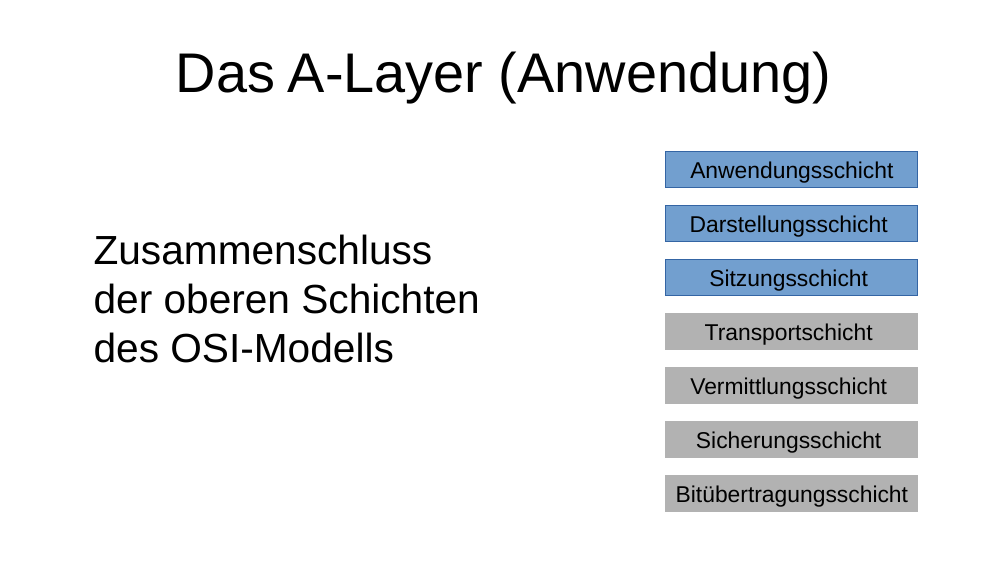
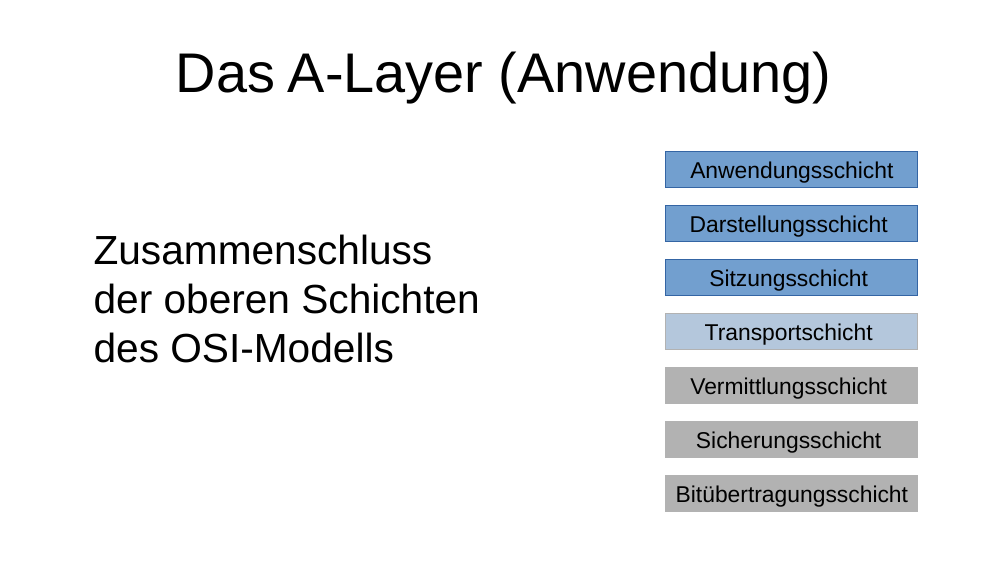
Before and after one commit to Vexotex/vaults, a slide deck: slide 2 of Die-Bib/TH OWL/Semester 3/(myTCP) Entwicklung eines Kommunikationsprotokolls/Präsentation/5-Funktionsprinzipien der A-Schicht im Projekt.odp. Drawn at 1008x567 pixels with LibreOffice and Linux fonts; fonts in the diff are those of the drawing. Boxes give left, top, right and bottom in pixels: in the first picture for what was removed or moved away, otherwise in the second. Text is boxed around its words. In the diff, an @@ line names an element or a change of style, - is before the commit and + after.

```diff
--- a/Die-Bib/TH OWL/Semester 3/(myTCP) Entwicklung eines Kommunikationsprotokolls/Präsentation/5-Funktionsprinzipien der A-Schicht im Projekt.odp
+++ b/Die-Bib/TH OWL/Semester 3/(myTCP) Entwicklung eines Kommunikationsprotokolls/Präsentation/5-Funktionsprinzipien der A-Schicht im Projekt.odp
@@ rectangle "Transportschicht" at [666,314,918,349]: fill #B2B2B2 to #B4C7DC @@
```
Also in this commit, not shown: 2 other slides changed, 3 other files.
